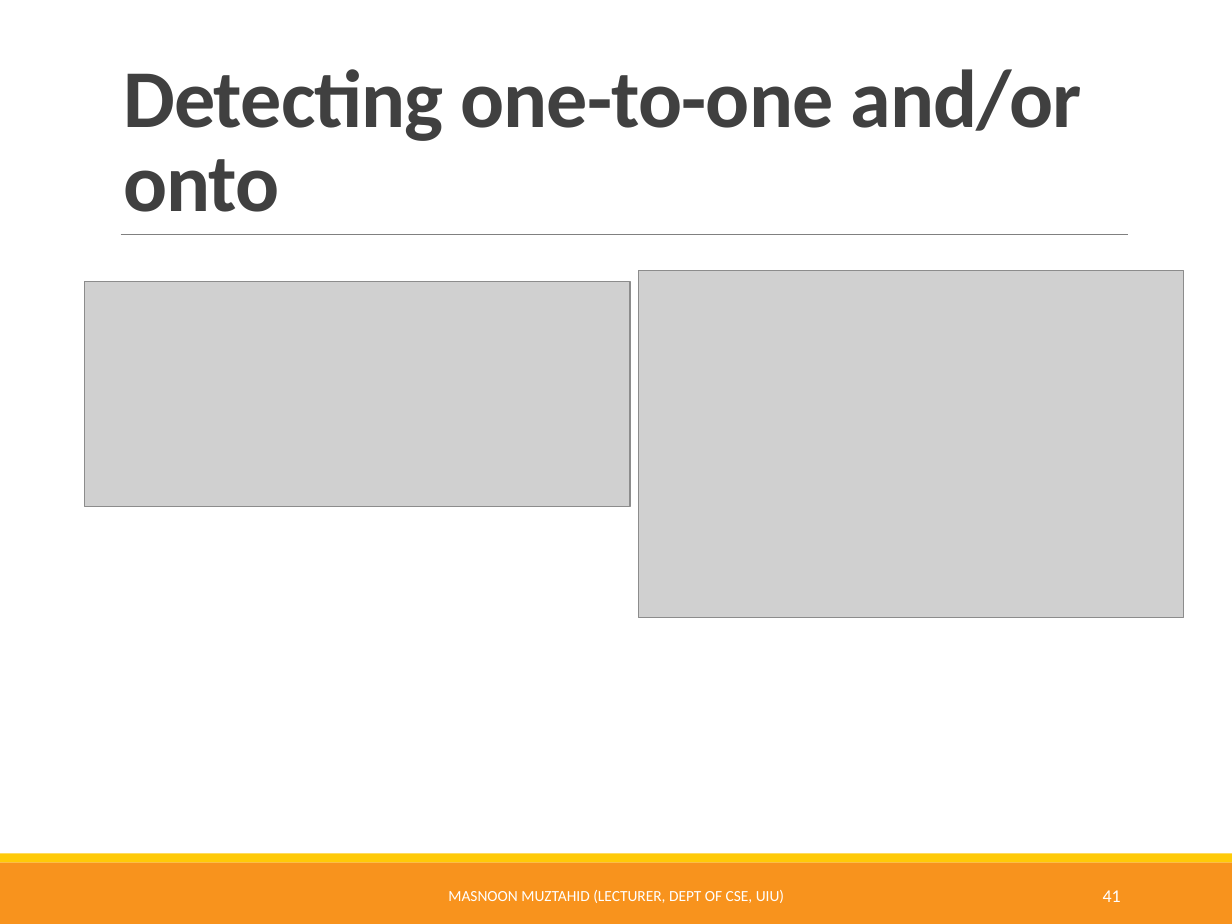
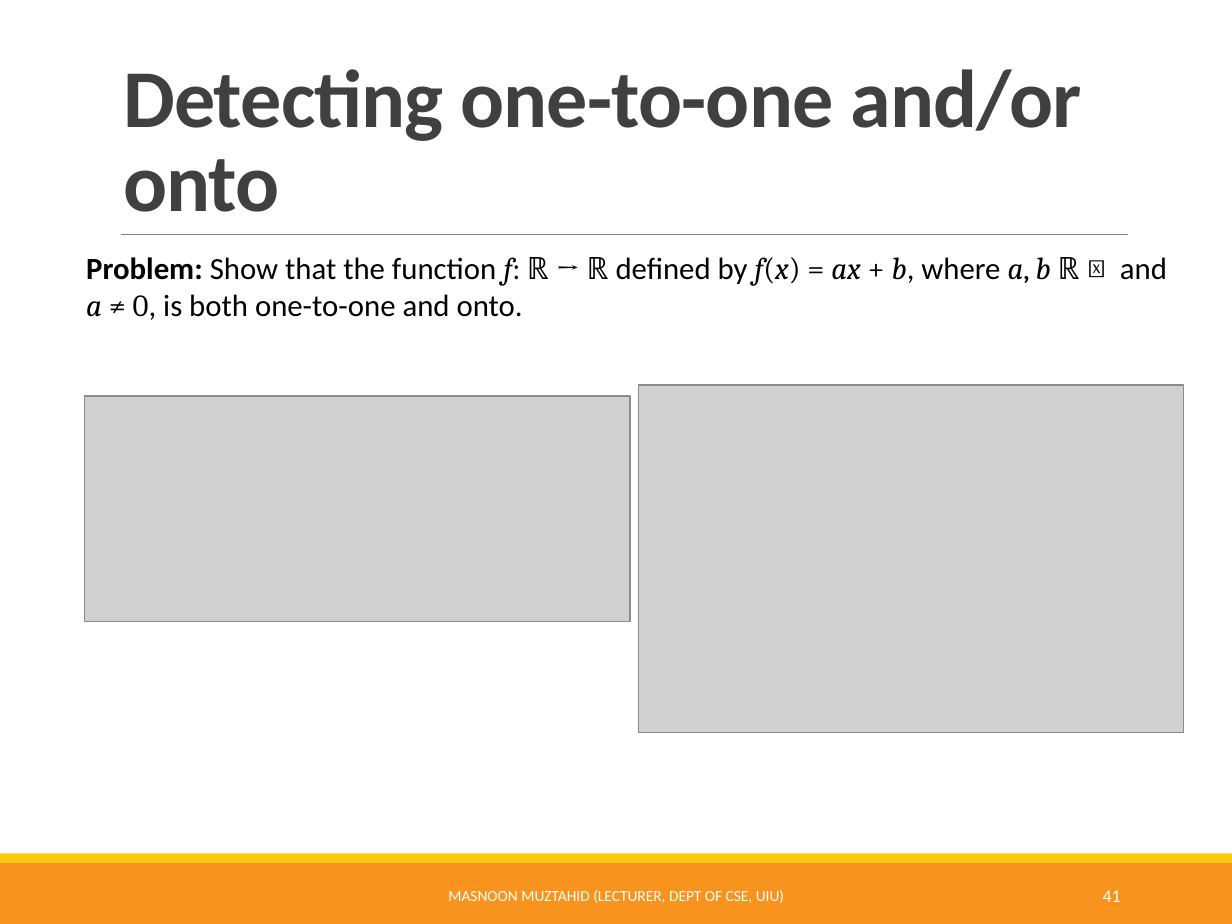
Before and after one commit to Muztahid202/UIU-Discrete_Math_Resources, a slide deck: slide 41 of Functions.pptx. Drawn at 1232x924 pixels with LibreOffice and Linux fonts; fonts in the diff are those of the drawing; grey boxes stand for pictures. Boxes give left, top, right and bottom in pixels: in the first picture for what was removed or moved away, otherwise in the second. Text is boxed around its words. In the diff, an @@ line names an element or a change of style, - is before the commit and + after.

Commit message:
functions modified-3

```diff
--- a/Functions.pptx
+++ b/Functions.pptx
@@ text added at (86, 257, 1167, 320), 18 pt, text #000000 @@
+Problem: Show that the function f: ℝ → ℝ defined by f(x) = ax + b, where a, b ∈ ℝ and a ≠ 0, is both one-to-one and onto.
@@ picture: place and size @@
-picture at (638, 270, 1184, 617)
+picture at (638, 384, 1184, 732)
@@ picture: place and size @@
-picture at (85, 281, 631, 506)
+picture at (85, 395, 631, 621)
```
Also in this commit, not shown: 4 other slides changed, 5 slides added, 1 slide removed.
